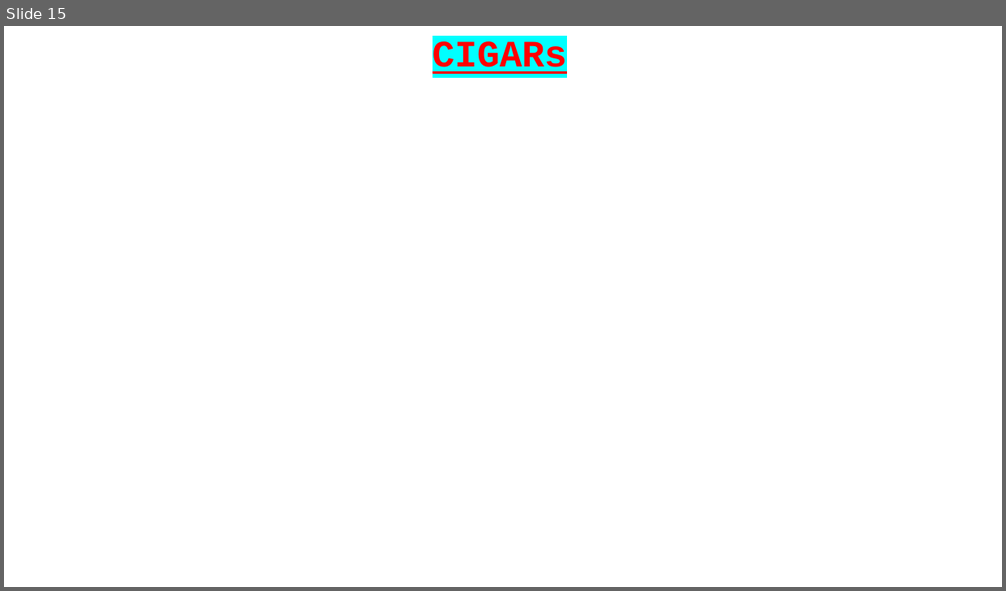
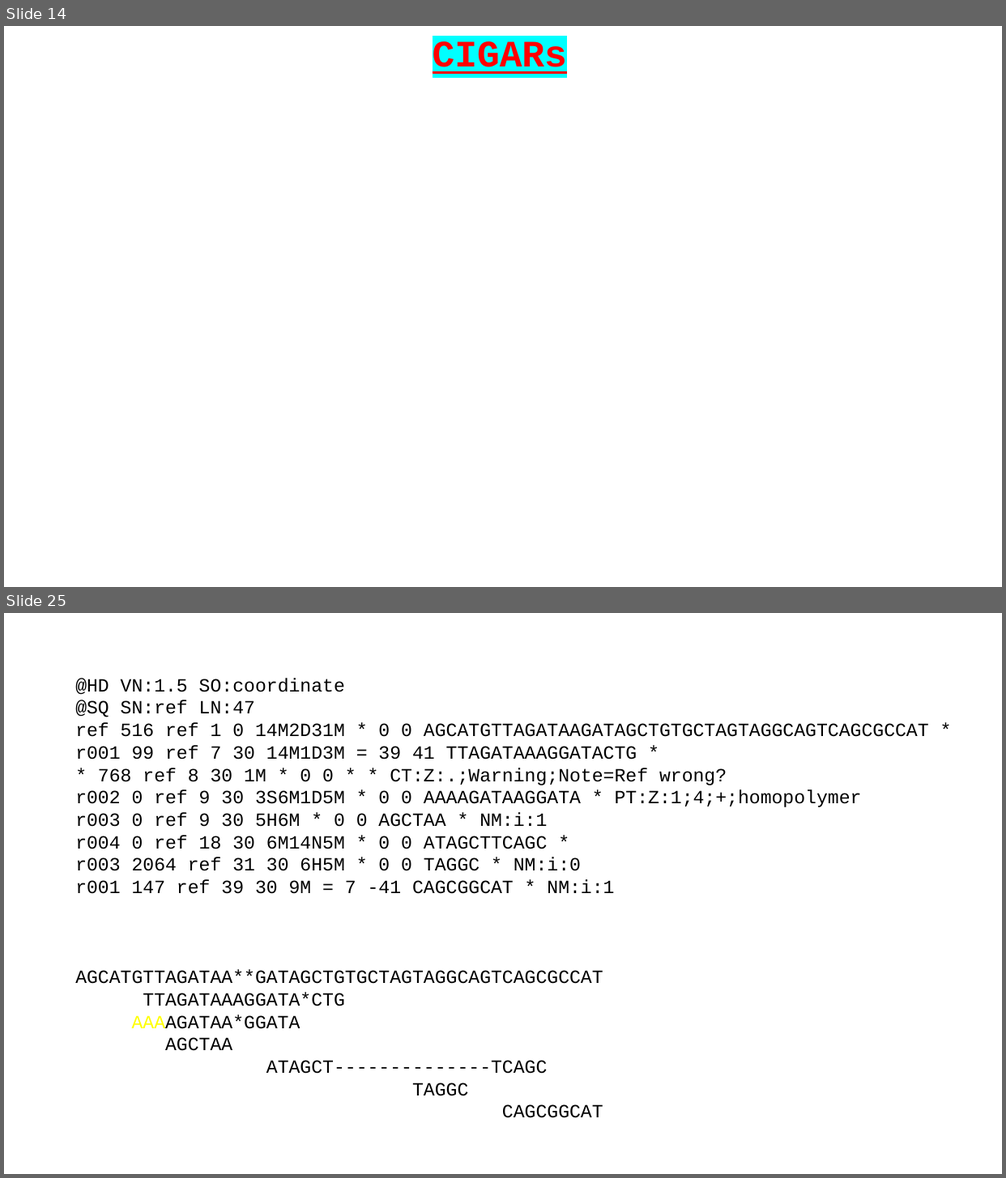
Before and after one commit to BioinformaticsTraining/Introduction-to-Bioinformatics, a slide deck: Flip Presentations/NGS_Intro/02-CIGARS/02-CIGARS.pptx. Shown one above the other, each under a label of ours: slide 15 before the commit, slides 14 and 25 after it; the slides between them are not shown. The pictures are 1006x591 and 1006x1178 pixels, drawn with LibreOffice and Linux fonts; fonts in the diff are those of the drawing. Boxes give left, top, right and bottom in pixels: in the first picture for what was removed or moved away, otherwise in the second. Text is boxed around its words. In the diff, an @@ line names an element or a change of style, - is before the commit and + after.

```diff
--- a/Flip Presentations/NGS_Intro/02-CIGARS/02-CIGARS.pptx
+++ b/Flip Presentations/NGS_Intro/02-CIGARS/02-CIGARS.pptx
@@ slide 25 added at (x1=4, y1=613, x2=1002, y2=1174), background #FFFFFF @@
@@ text added at (x1=75, y1=678, x2=929, y2=1118), 18 pt, text #000000 @@
+@HD VN:1.5 SO:coordinate
+@SQ SN:ref LN:47
+ref 516 ref 1 0 14M2D31M * 0 0 AGCATGTTAGATAAGATAGCTGTGCTAGTAGGCAGTCAGCGCCAT *
+r001 99 ref 7 30 14M1D3M = 39 41 TTAGATAAAGGATACTG *
+* 768 ref 8 30 1M * 0 0 * * CT:Z:.;Warning;Note=Ref wrong?
+r002 0 ref 9 30 3S6M1D5M * 0 0 AAAAGATAAGGATA * PT:Z:1;4;+;homopolymer
+r003 0 ref 9 30 5H6M * 0 0 AGCTAA * NM:i:1
+r004 0 ref 18 30 6M14N5M * 0 0 ATAGCTTCAGC *
+r003 2064 ref 31 30 6H5M * 0 0 TAGGC * NM:i:0
+r001 147 ref 39 30 9M = 7 -41 CAGCGGCAT * NM:i:1
+AGCATGTTAGATAA**GATAGCTGTGCTAGTAGGCAGTCAGCGCCAT
+TTAGATAAAGGATA*CTG
+AAAAGATAA*GGATA
+AGCTAA
+ATAGCT--------------TCAGC
+TAGGC
+CAGCGGCAT
@@ what was slide 15 is now slide 14 @@
```
Also in this commit, not shown: 3 slides changed, 14 other slides added, 2 slides removed, 2 other files.
